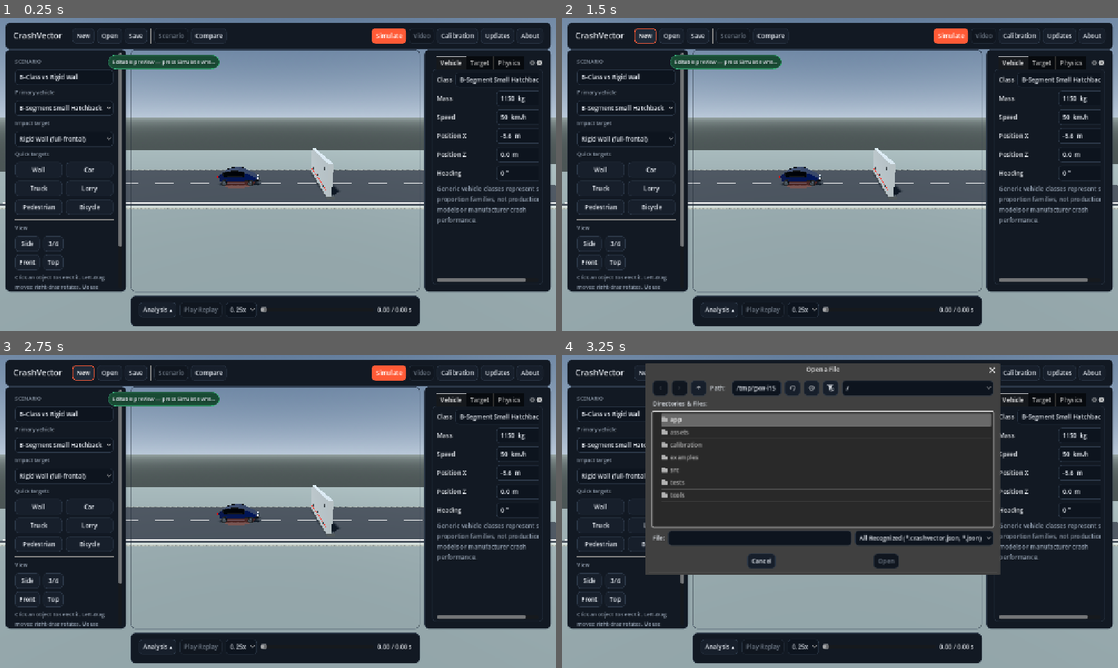
Above: before the commit, frames 1-4 (two rows, left to right).
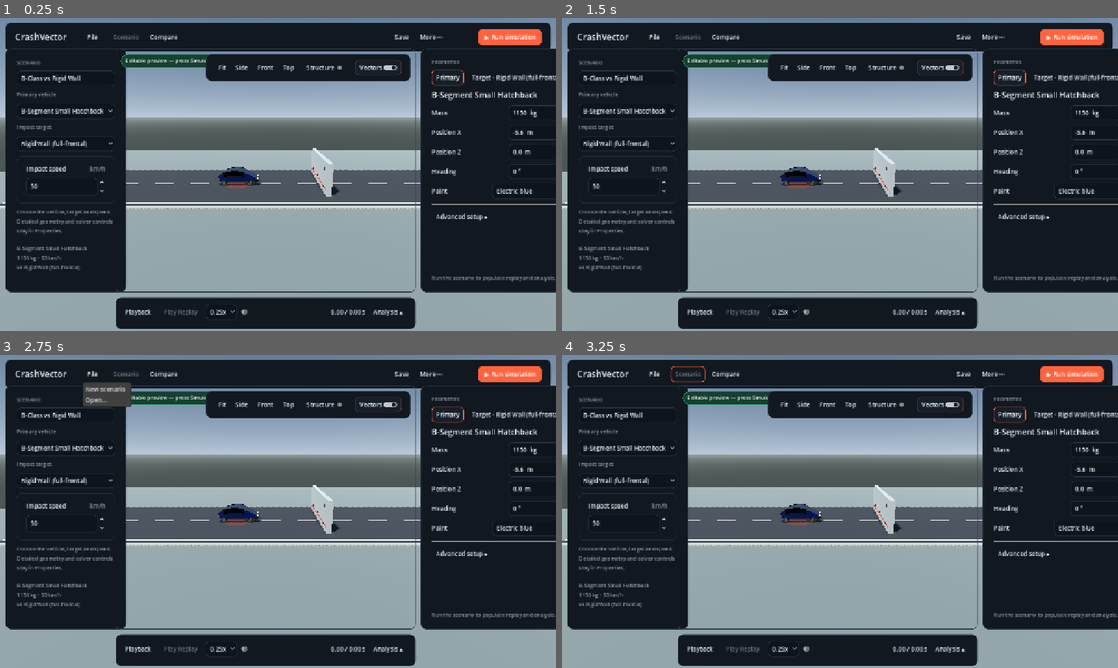
Above: after the commit, the same moments.

Repository: ArrowSK/crashvector
Game: Godot game, scene res://app/main.tscn
Two runs of this game, one before a commit and one after it. Both use one fixed random seed, a clock stepped at 60 frames per second and the inputs below.
Inputs (mouse positions are in pixels of both pictures, inside the frame that each line leads up to):
- Up to frame 1 (0.25 s): no input
- Up to frame 2 (1.5 s): click (645, 36) at 0.5 s, where only the run before the commit has a clickable "New"; click (645, 36) at 1.25 s, where only the run before the commit has a clickable "New"
- Up to frame 3 (2.75 s): click (94, 373) at 2 s, where only the run after the commit has a clickable "File"
- Up to frame 4 (3.25 s): click (673, 373) at 2.75 s, where only the run before the commit has a clickable "Open"

The runs differ from the first frame. In frame 1, 16% of the frame differs, in the area x 1-100%, y 1-100%; in frame 2, 16%; in frame 3, 17%; in frame 4, 48%.
Error after the commit: Parse Error: Cannot infer the type of "front_center" variable because the value doesn't have a set type. (res://src/vehicles/m16_vehicle_visual.gd:320)

Commit message:
M16: route production shell through UX and visual overhaul

Diff:
--- a/app/main.tscn
+++ b/app/main.tscn
@@ -1,6 +1,6 @@
 [gd_scene load_steps=2 format=3]
 
-[ext_resource type="Script" path="res://src/demo/crash_demo_m14.gd" id="1_demo"]
+[ext_resource type="Script" path="res://src/demo/crash_demo_m16.gd" id="1_demo"]
 
 [node name="CrashVectorEditor" type="Node3D"]
 script = ExtResource("1_demo")
